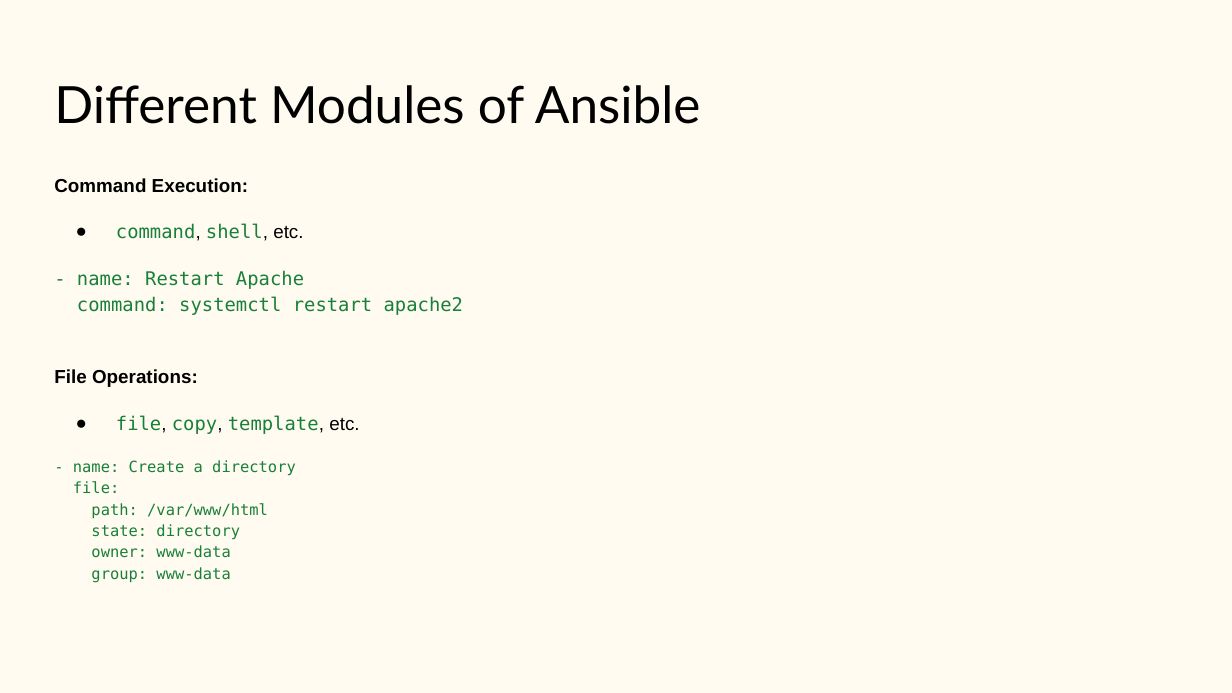
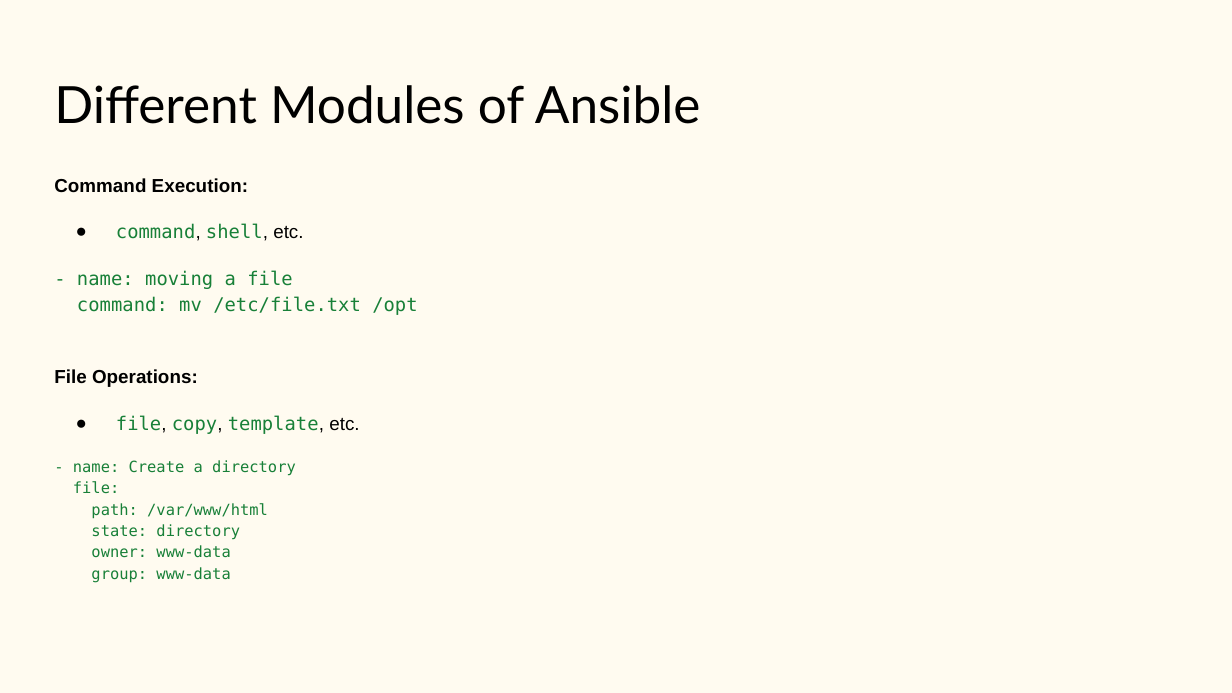
Before and after one commit to aryanm12/ansible-demo, a slide deck: slide 12 of Ansible.pptx. Drawn at 1232x693 pixels with LibreOffice and Linux fonts; fonts in the diff are those of the drawing. Boxes give left, top, right and bottom in pixels: in the first picture for what was removed or moved away, otherwise in the second. Text is boxed around its words. In the diff, an @@ line names an element or a change of style, - is before the commit and + after.

```diff
--- a/Ansible.pptx
+++ b/Ansible.pptx
@@ text at box(77, 270, 417, 315): text changed @@
-- name: Restart Apache
-command: systemctl restart apache2
+- name: moving a file
+command: mv /etc/file.txt /opt
```
Also in this commit, not shown: 3 other slides changed, 10 other files.
